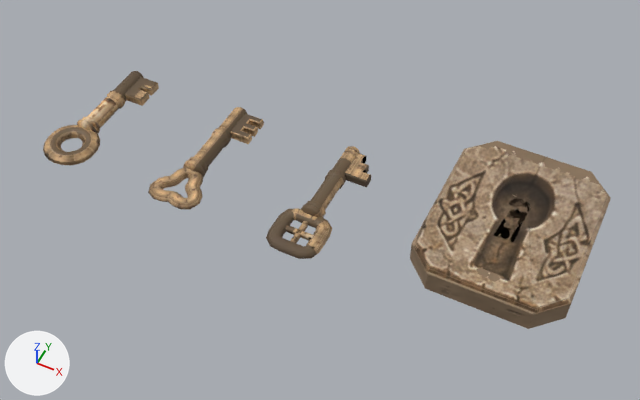
Two versions of the glTF model forest_rescue/qa/compare/lf_artifact_bone_key/lf_artifact_bone_key_layout_qa.glb, one commit apart.
Before and after are seen from a 50 mm camera at (0.5, -0.711, 0.83) aimed at (0.164, -0.038, -0.011). The axes (+X, +Y, +Z) are drawn at lower left. The lights are the same throughout. The first picture is the older version. Objects named as collision shapes, trigger or cutter boxes, shadow casters or lower levels of detail are left out. Where no turn or scale is listed for an object, it has been applied to the vertices. Vertices at exactly the same position are counted once.

The first picture shows 'lf_artifact_bone_key_socket_LOD0', 'lf_artifact_bone_key_v1_LOD0', 'lf_artifact_bone_key_v2_LOD0', 'lf_artifact_bone_key_v3_LOD0'.
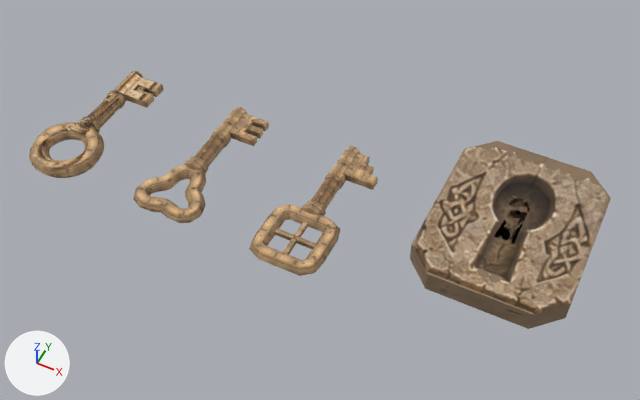
Diff of the bpy script that builds the scene:
```diff
--- a/forest_rescue/qa/compare/lf_artifact_bone_key/lf_artifact_bone_key_layout_qa.glb.py
+++ b/forest_rescue/qa/compare/lf_artifact_bone_key/lf_artifact_bone_key_layout_qa.glb.py
@@ mat_lf_artifact_bone_key_mat @@
 n2.image = img_lf_artifact_bone_key_base
-n3 = _N.new('ShaderNodeUVMap'); n3.name = 'UV Map'
-n3.uv_map = 'UVMap.001'
 n4 = _N.new('ShaderNodeSeparateColor'); n4.name = 'Separate Color'
@@ mat_lf_artifact_bone_key_mat @@
 n2 = _N.new('ShaderNodeTexImage'); n2.name = 'Image Texture'
 n5.image = img_lf_artifact_bone_key_orm
-n6 = _N.new('ShaderNodeUVMap'); n6.name = 'UV Map.001'
-n6.uv_map = 'UVMap.001'
 n7 = _N.new('ShaderNodeNormalMap'); n7.name = 'Normal Map'
-n7.uv_map = 'UVMap.001'
+n7.uv_map = 'UVMap'
 n8 = _N.new('ShaderNodeTexImage'); n8.name = 'Image Texture.002'
 n8.image = img_lf_artifact_bone_key_normal
-n9 = _N.new('ShaderNodeUVMap'); n9.name = 'UV Map.002'
-n9.uv_map = 'UVMap.001'
 _L.new(n0.outputs[0], n1.inputs[0])  # 'BSDF' to 'Surface'
 _L.new(n2.outputs[0], n0.inputs[0])  # 'Color' to 'Base Color'
-_L.new(n3.outputs[0], n2.inputs[0])  # 'UV' to 'Vector'
 _L.new(n4.outputs[2], n0.inputs[1])  # 'Blue' to 'Metallic'
@@ mat_lf_artifact_bone_key_mat @@
 n5 = _N.new('ShaderNodeTexImage'); n5.name = 'Image Texture.001'
 _L.new(n5.outputs[0], n4.inputs[0])  # 'Color' to 'Color'
-_L.new(n6.outputs[0], n5.inputs[0])  # 'UV' to 'Vector'
 _L.new(n7.outputs[0], n0.inputs[5])  # 'Normal' to 'Normal'
 _L.new(n8.outputs[0], n7.inputs[1])  # 'Color' to 'Color'
-_L.new(n9.outputs[0], n8.inputs[0])  # 'UV' to 'Vector'
@@ me_lf_artifact_bone_key_socket_lod0 @@
 me_lf_artifact_bone_key_socket_lod0.from_pydata(...)  # 92 vertices, 180 faces; spans x -0.094..0.094, y -0.119..0.119, z -0.004..0.038
+# me_lf_artifact_bone_key_socket_lod0 part 1: texture (UV) coordinates of 180 of 180 faces, centred in x -0.094..0.094, y -0.119..0.119, z -0.004..0.038, changed; they spanned u -0.09..0.77, v -0.11..0.11 and now span u 0.01..0.99, v 0.01..0.99
 me_lf_artifact_bone_key_socket_lod0.materials.append(mat_lf_artifact_bone_key_mat)
@@ me_lf_artifact_bone_key_v1_lod0 @@
-me_lf_artifact_bone_key_v1_lod0.from_pydata(...)  # 310 vertices, 612 faces; spans x -0.037..0.037, y -0.143..0.051, z -0.016..0.016
+me_lf_artifact_bone_key_v1_lod0.from_pydata(...)  # 310 vertices, 612 faces; spans x -0.048..0.048, y -0.165..0.051, z -0.016..0.016
+# me_lf_artifact_bone_key_v1_lod0 part 2: the loose piece of 32 vertices spanning x -0.005..0.037, y 0.004..0.046, z -0.007..0.007 is scaled about the mesh origin by (1.23, 1, 1)
+# me_lf_artifact_bone_key_v1_lod0 part 3: 132 of 310 vertices moved; they spanned x -0.037..0.037, y -0.143..-0.069, z -0.007..0.007 and now span x -0.048..0.048, y -0.165..-0.067, z -0.01..0.01; mean shift (0.0, -0.01, 0.0); largest move (0.0, -0.143, 0.0) -> (0.0, -0.165, 0.0)
+# me_lf_artifact_bone_key_v1_lod0 part 4: texture (UV) coordinates of 612 of 612 faces, centred in x -0.035..0.037, y -0.141..0.051, z -0.014..0.014, changed; they spanned u 0.0..0.16, v -0.03..0.13 and now span u 0.01..0.9, v 0.01..0.54
 me_lf_artifact_bone_key_v1_lod0.materials.append(mat_lf_artifact_bone_key_mat)
@@ me_lf_artifact_bone_key_v2_lod0 @@
-me_lf_artifact_bone_key_v2_lod0.from_pydata(...)  # 350 vertices, 692 faces; spans x -0.037..0.037, y -0.138..0.051, z -0.016..0.016
+me_lf_artifact_bone_key_v2_lod0.from_pydata(...)  # 350 vertices, 692 faces; spans x -0.049..0.049, y -0.157..0.051, z -0.016..0.016
+# me_lf_artifact_bone_key_v2_lod0 part 5: the loose piece of 48 vertices spanning x -0.005..0.037, y 0.004..0.046, z -0.007..0.007 is scaled about the mesh origin by (1.23, 1, 1)
+# me_lf_artifact_bone_key_v2_lod0 part 6: 156 of 350 vertices moved; they spanned x -0.037..0.037, y -0.138..-0.069, z -0.006..0.006 and now span x -0.049..0.049, y -0.157..-0.066, z -0.008..0.008; mean shift (0.0, -0.01, 0.0); largest move (-0.02, -0.138, 0.0) -> (-0.027, -0.157, 0.0)
+# me_lf_artifact_bone_key_v2_lod0 part 7: 684 kept faces spanning x -0.049..0.049, y -0.157..0.051, z -0.016..0.016 get new texture (UV) coordinates
 me_lf_artifact_bone_key_v2_lod0.materials.append(mat_lf_artifact_bone_key_mat)
@@ me_lf_artifact_bone_key_v3_lod0 @@
-me_lf_artifact_bone_key_v3_lod0.from_pydata(...)  # 326 vertices, 636 faces; spans x -0.035..0.04, y -0.141..0.051, z -0.016..0.016
+me_lf_artifact_bone_key_v3_lod0.from_pydata(...)  # 326 vertices, 636 faces; spans x -0.047..0.049, y -0.163..0.051, z -0.016..0.016
+# me_lf_artifact_bone_key_v3_lod0 part 8: the loose piece of 8 vertices spanning x -0.026..0.026, y -0.109..-0.103, z -0.003..0.003 is scaled about its middle by (1.4, 1, 1), then moved by (0.0, -0.01, 0.0)
+# me_lf_artifact_bone_key_v3_lod0 part 9: the loose piece of 32 vertices spanning x -0.005..0.04, y 0.003..0.046, z -0.007..0.007 is scaled about the mesh origin by (1.23, 1, 1)
+# me_lf_artifact_bone_key_v3_lod0 part 10: 136 of 326 vertices moved; they spanned x -0.035..0.035, y -0.141..-0.071, z -0.006..0.006 and now span x -0.047..0.047, y -0.163..-0.07, z -0.008..0.008; mean shift (0.0, -0.011, 0.0); largest move (-0.032, -0.13, 0.0) -> (-0.042, -0.155, 0.0)
+# me_lf_artifact_bone_key_v3_lod0 part 11: texture (UV) coordinates of 636 of 636 faces, centred in x -0.034..0.04, y -0.14..0.051, z -0.014..0.014, changed; they spanned u 0.0..0.15, v -0.03..0.13 and now span u 0.01..0.7, v 0.01..0.96
 me_lf_artifact_bone_key_v3_lod0.materials.append(mat_lf_artifact_bone_key_mat)
```

Pixel boxes (x1, y1, x2, y2) of what changed, in the pictures (640 x 400 px; the box of a moved part takes in the faces that stretch with it):
'lf_artifact_bone_key_v3_LOD0', surface changed, reshaped (23% wider, 15% taller): before (266, 146, 371, 259); after (249, 146, 378, 276)
'lf_artifact_bone_key_v1_LOD0', surface changed, reshaped (16% wider, 14% taller): before (43, 71, 159, 165); after (29, 71, 164, 178)
'lf_artifact_bone_key_v2_LOD0', surface changed, reshaped (17% wider, 14% taller): before (148, 107, 264, 209); after (133, 107, 269, 223)
part 1 of me_lf_artifact_bone_key_socket_lod0, surface changed: (415, 143, 607, 316) in both
part 2 of me_lf_artifact_bone_key_v1_lod0, moved or reshaped: before (125, 77, 159, 106); after (125, 77, 164, 108)
part 3 of me_lf_artifact_bone_key_v1_lod0, moved or reshaped: before (43, 125, 100, 165); after (29, 122, 104, 178)
part 4 of me_lf_artifact_bone_key_v1_lod0, surface changed: before (43, 71, 159, 165); after (29, 71, 164, 178)
part 5 of me_lf_artifact_bone_key_v2_lod0, moved or reshaped: before (230, 114, 264, 144); after (230, 114, 269, 146)
part 6 of me_lf_artifact_bone_key_v2_lod0, moved or reshaped: before (148, 167, 203, 209); after (133, 164, 206, 223)
part 7 of me_lf_artifact_bone_key_v2_lod0, surface changed: before (148, 107, 264, 209); after (133, 107, 269, 223)
part 8 of me_lf_artifact_bone_key_v3_lod0, moved or reshaped: before (285, 225, 314, 240); after (274, 228, 316, 249)
part 9 of me_lf_artifact_bone_key_v3_lod0, moved or reshaped: before (345, 153, 371, 188); after (345, 153, 378, 190)
part 10 of me_lf_artifact_bone_key_v3_lod0, moved or reshaped: before (266, 208, 332, 259); after (249, 204, 340, 276)
part 11 of me_lf_artifact_bone_key_v3_lod0, surface changed: before (266, 146, 371, 259); after (249, 146, 378, 276)
